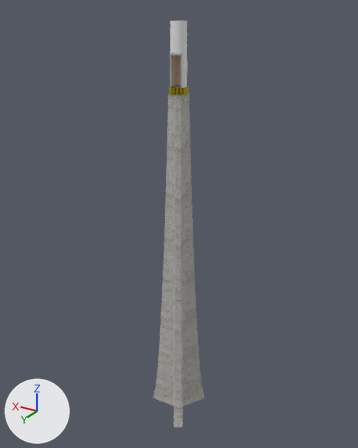
Renders of the glTF model Room_toronto/_CustomModels/mdl_zesty_room_pillar/mdl_zesty_room_pillar.gltf from each side of a commit.
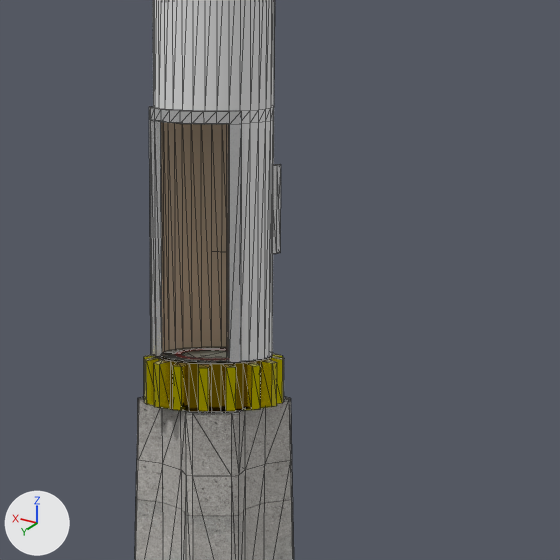
Old and new are each drawn whole from a 50 mm lens placed at (-20.57, 34.23, 5.46), pointed at (0.47, -0.84, -12.08) and again close up on the part from 42% to 63% of the width and 8% to 26% of the height. Every picture has the same lights, and +X, +Y and +Z are marked at lower left. The close-ups show mesh edges as thin lines. Where no turn or scale is listed for an object, it has been applied to the vertices. Vertices at the same position are counted once.

Objects in the first close-up: 'mdl_zesty_room_pillar'.
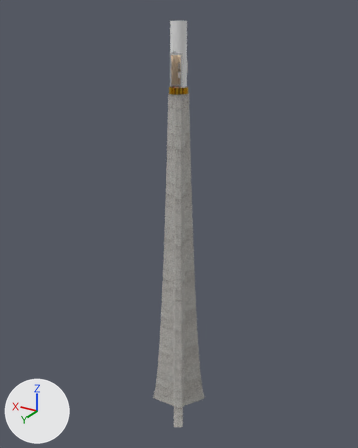
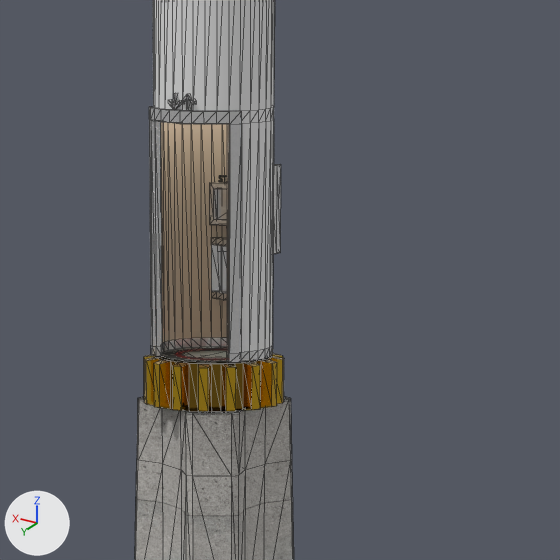
Pixel boxes (x1, y1, x2, y2) of what changed, in the close-ups (560 x 560 px):
'mdl_zesty_room_pillar', recoloured, reshaped
    both: (135, 0, 294, 560)
part 1 of me_circle_001, built on
    before: (144, 120, 284, 404)
    after: (144, 93, 284, 404)

The edits, one by one:
Material 'gold' (mat_gold) changes colour from yellow #e7db00 to yellow #e7bc33; in linear values from (0.8, 0.711, 0.0) to (0.802, 0.501, 0.0325).
Material 'gold-dark' (mat_gold_dark) changes colour from yellow #917500 to brown #917027; in linear values from (0.282, 0.179, 0.0) to (0.283, 0.163, 0.02).
Material 'toronto-sign-light-white' (mat_toronto_sign_light_white) is new.
Its base color is (0.8, 0.8, 0.8) (white #e7e7e7).
Its emission strength is 2.0.
me_circle_001 is used by ob_mdl_zesty_room_pillar; location (0.0, 0.0, 0.0).
me_circle_001 had 703 vertices, 1292 faces and spanned x -1.8..2.9, y -2.7..2.7, z -32.1..4.8.
me_circle_001 now has 1526 vertices, 2279 faces and spans x -1.8..2.9, y -2.7..2.7, z -32.1..4.8.
me_circle_001 part 1: 12 vertices moved within x -0.6..0.6, y -0.6..0.2, z 0.0; 823 vertices added at x -0.6..0.6, y -0.6..0.7, z 0.1..2.7.
me_circle_001 now uses material mat_toronto_sign_light_white (white #e7e7e7).
